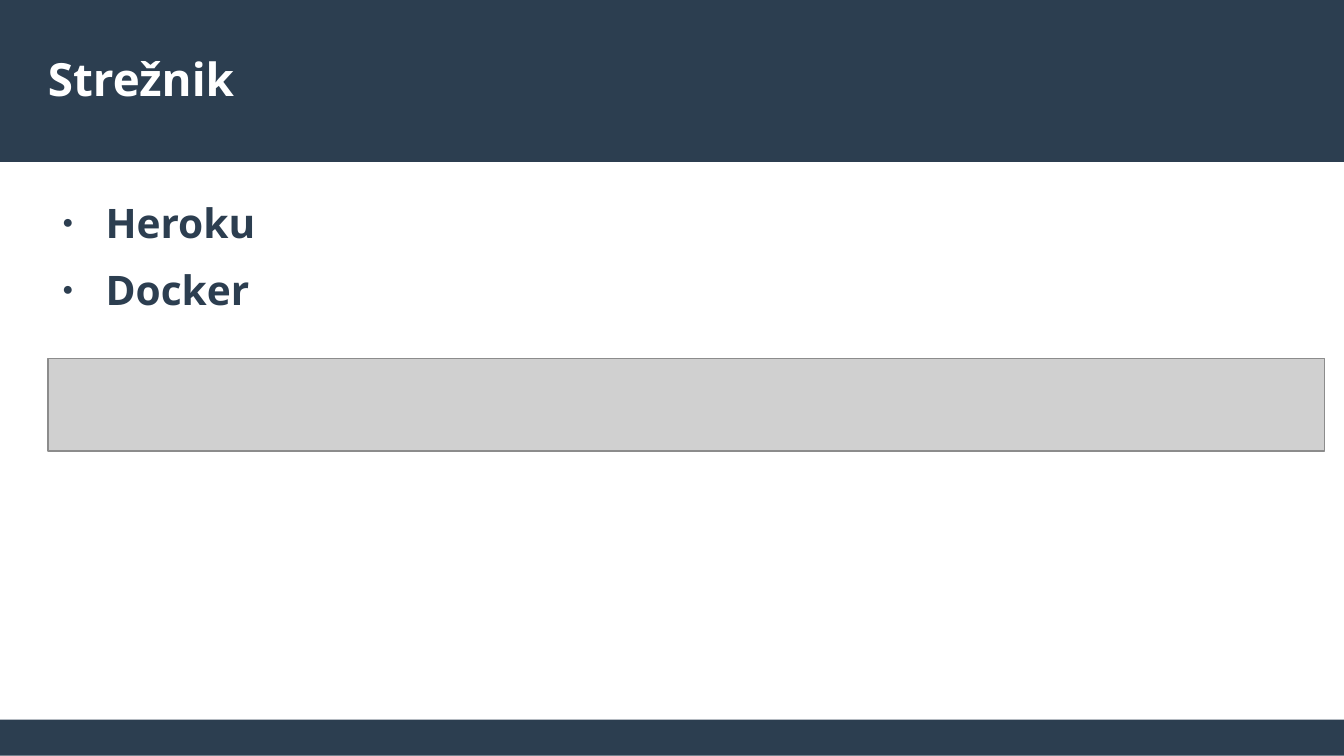
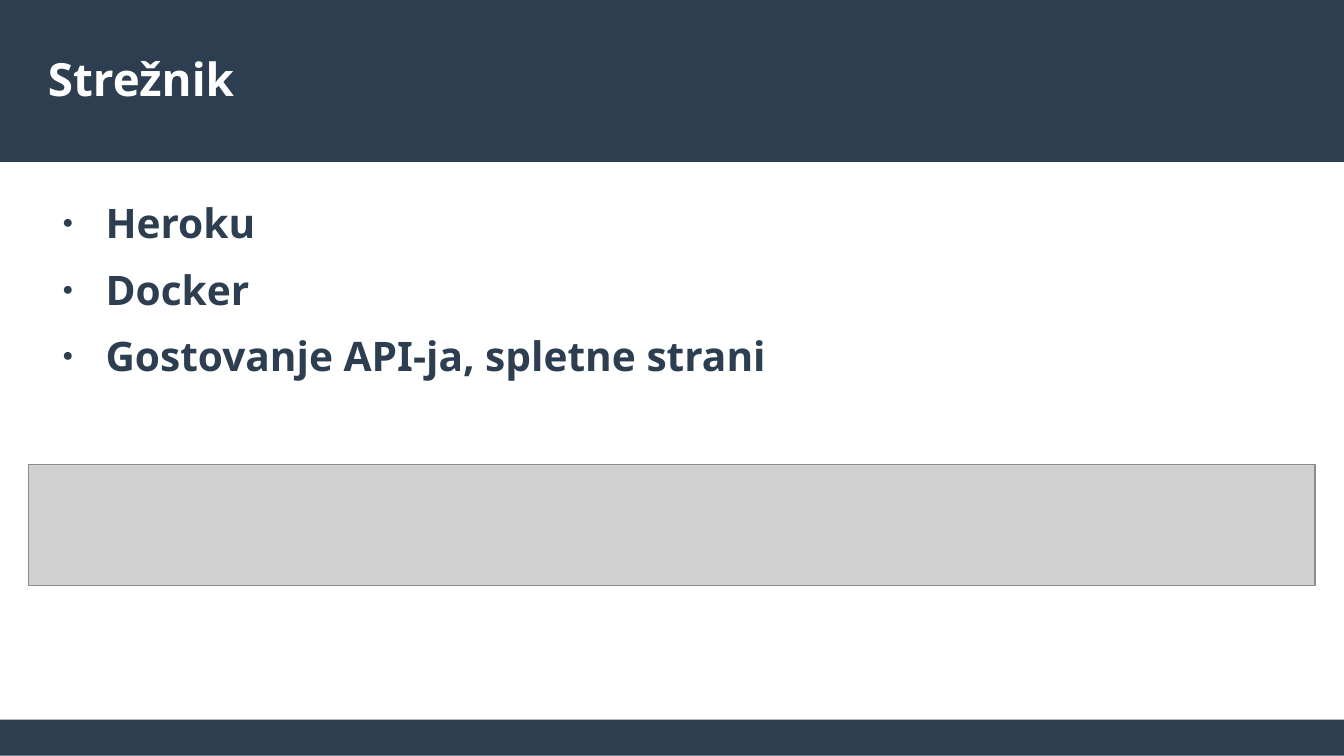
Before and after one commit to david-slatinek/rt21, a slide deck: slide 2 of documents/presentation.odp. Drawn at 1344x756 pixels with LibreOffice and Linux fonts; fonts in the diff are those of the drawing; grey boxes stand for pictures. Boxes give left, top, right and bottom in pixels: in the first picture for what was removed or moved away, otherwise in the second. Text is boxed around its words. In the diff, an @@ line names an element or a change of style, - is before the commit and + after.

```diff
--- a/documents/presentation.odp
+++ b/documents/presentation.odp
@@ text at bbox=[106, 340, 766, 381]: paragraph added @@
+● Gostovanje API-ja, spletne strani
@@ picture: place and size @@
-picture at bbox=[48, 359, 1324, 451]
+picture at bbox=[29, 465, 1316, 585]
```
Also in this commit, not shown: 1 other slide changed.
